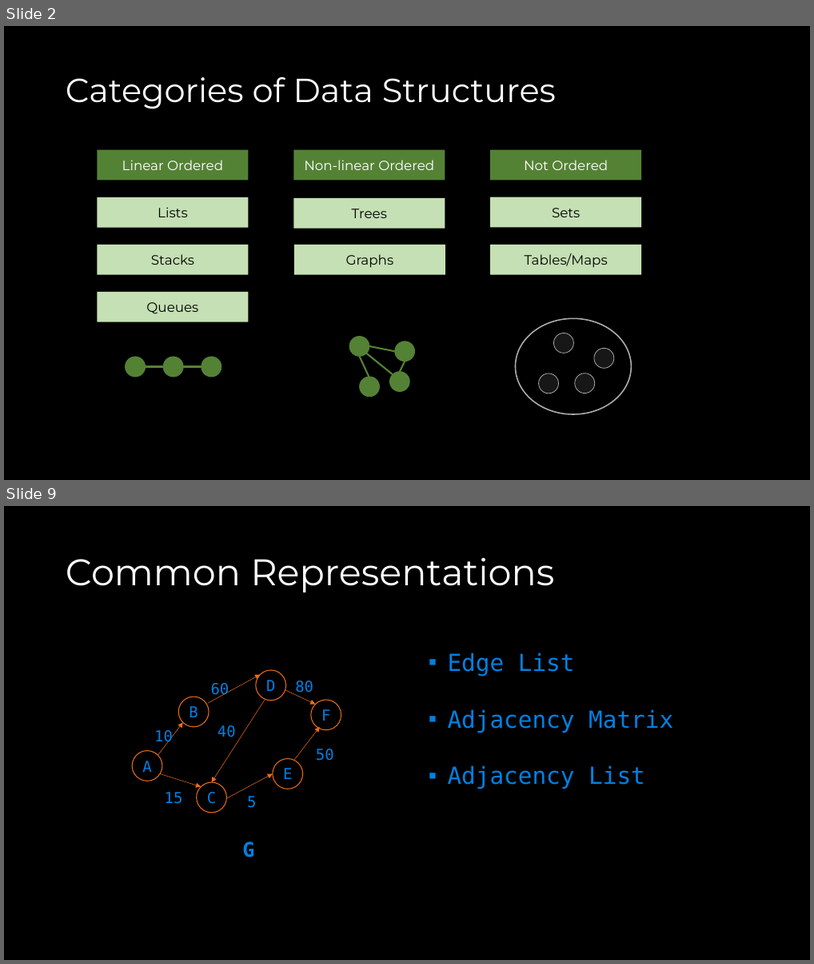
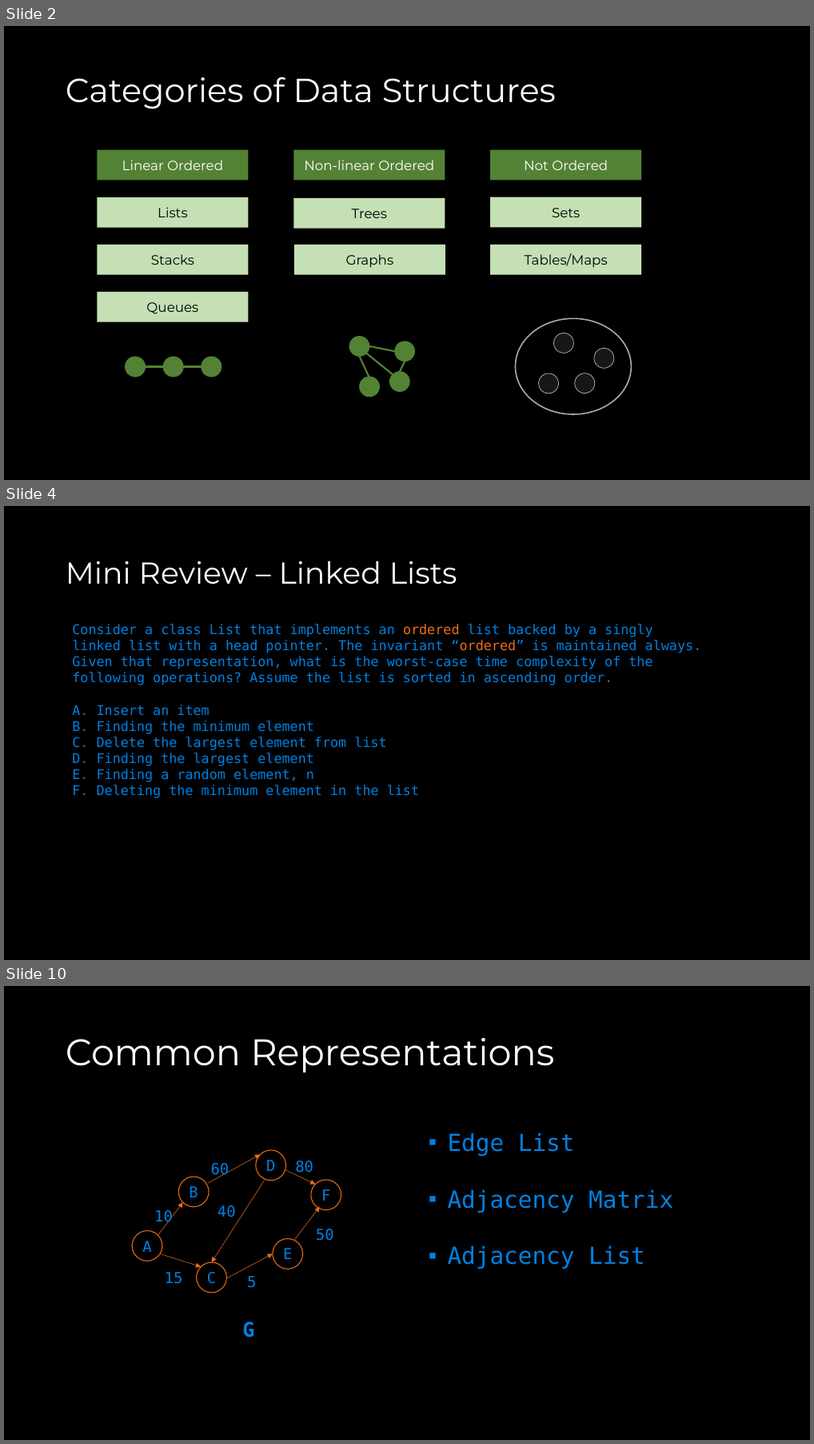
Before and after one commit to COP3530/Instructional-Content, a slide deck: Slides/Slides-PPT/Exam 2 - Review A.pptx. Shown one above the other, each under a label of ours: slides 2 and 9 before the commit, slides 2, 4 and 10 after it; the slides between them are not shown. The pictures are 814x964 and 814x1444 pixels, drawn with LibreOffice and Linux fonts; fonts in the diff are those of the drawing. Boxes give left, top, right and bottom in pixels: in the first picture for what was removed or moved away, otherwise in the second. Text is boxed around its words. In the diff, an @@ line names an element or a change of style, - is before the commit and + after.

```diff
--- a/Slides/Slides-PPT/Exam 2 - Review A.pptx
+++ b/Slides/Slides-PPT/Exam 2 - Review A.pptx
@@ slide 4 added at [4,506,810,960], background #000000 @@
@@ title added at [66,561,458,584], 36 pt, text #FFFFFF @@
+Mini Review – Linked Lists
@@ text added at [72,624,702,798], 16 pt, text #0081E2 @@
+Consider a class List that implements an ordered list backed by a singly linked list with a head pointer. The invariant “ordered” is maintained always. Given that representation, what is the worst-case time complexity of the following operations? Assume the list is sorted in ascending order.
+A. Insert an item
+B. Finding the minimum element
+C. Delete the largest element from list
+D. Finding the largest element
+E. Finding a random element, n
+F. Deleting the minimum element in the list
@@ what was slide 9 is now slide 10 @@
```
Also in this commit, not shown: 18 slides changed, 1 other slide added, 1 slide removed, 1 other file.
